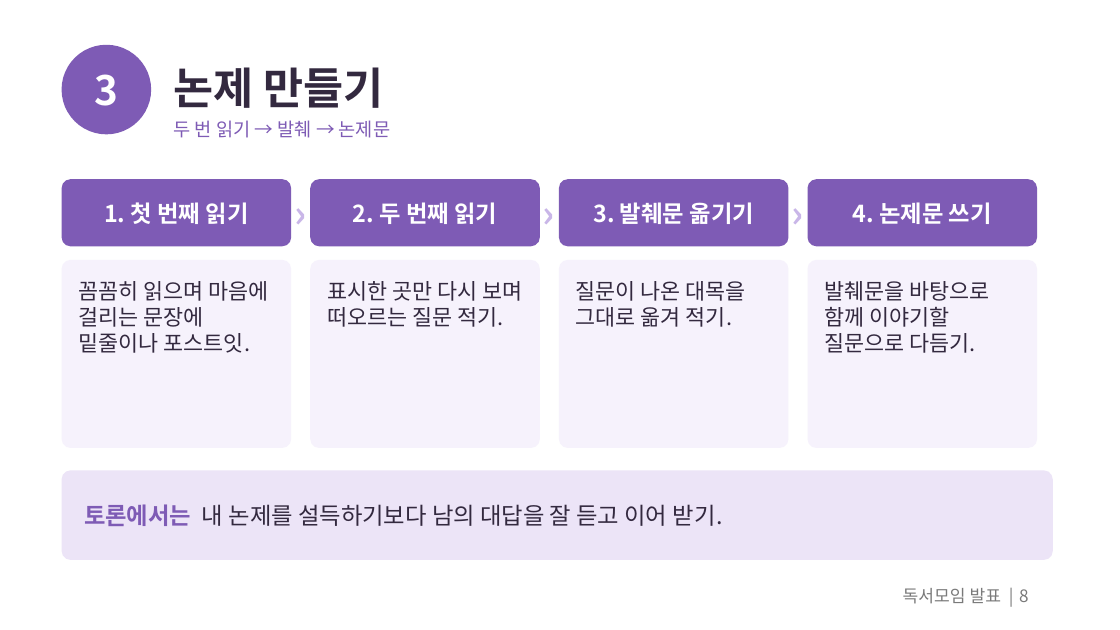
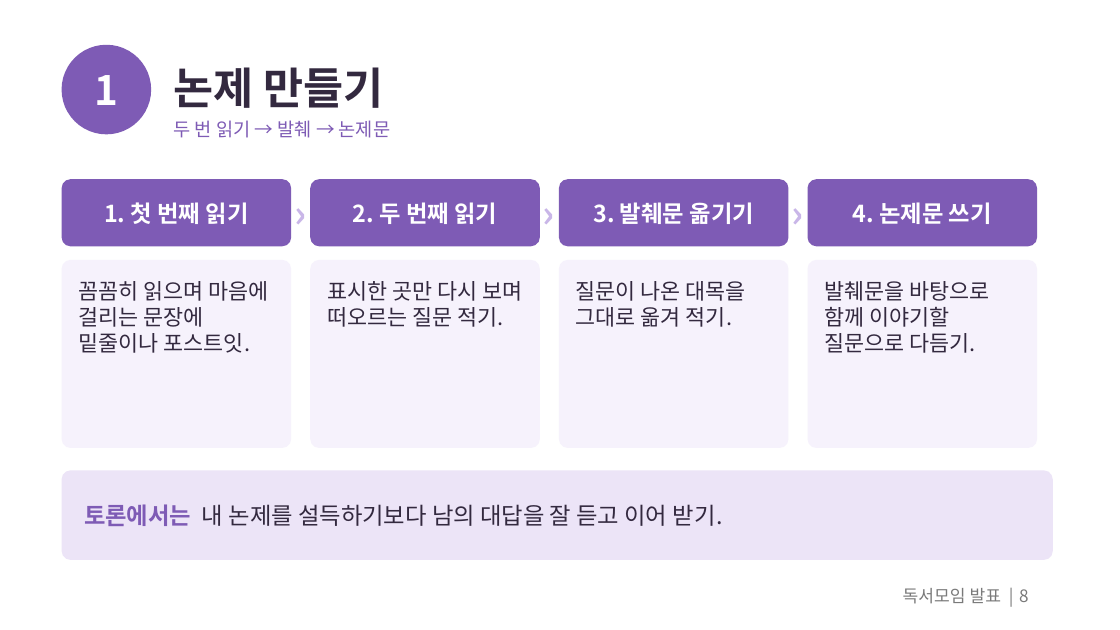
Before and after one commit to outis-books/bookclub, a slide deck: slide 8 of question-reading/question-reading.pptx. Drawn at 1120x630 pixels with LibreOffice and Linux fonts; fonts in the diff are those of the drawing. Boxes give left, top, right and bottom in pixels: in the first picture for what was removed or moved away, otherwise in the second. Text is boxed around its words. In the diff, an @@ line names an element or a change of style, - is before the commit and + after.

```diff
--- a/question-reading/question-reading.pptx
+++ b/question-reading/question-reading.pptx
@@ text at [94, 75, 118, 105]: text changed @@
-3
+1
```
Also in this commit, not shown: 2 other slides changed, 5 other files.
